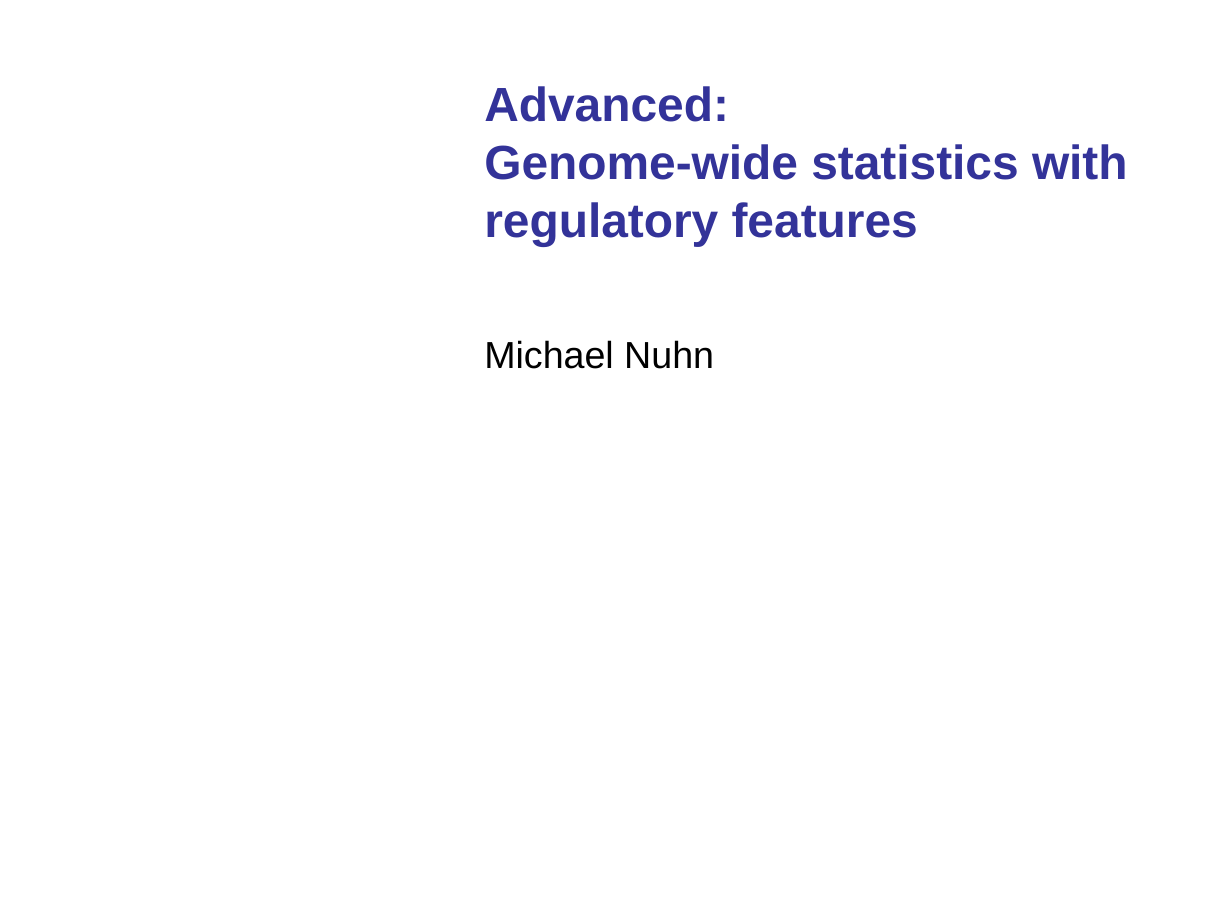
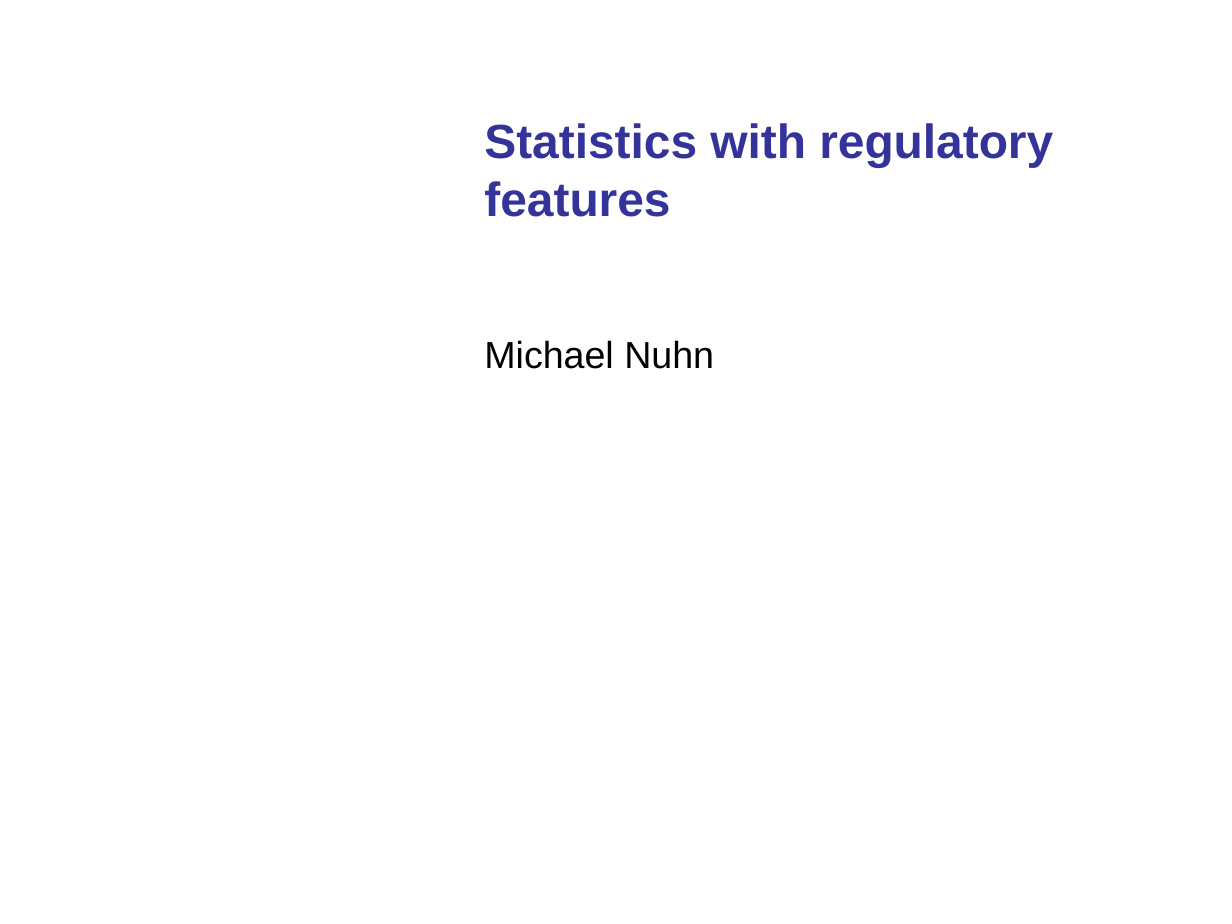
Before and after one commit to Ensembl/ensembl-presentation, a slide deck: slide 1 of API/Regulation/slides/GenomeStatisticsWithRegulatoryFeatures.pptx. Drawn at 1232x924 pixels with LibreOffice and Linux fonts; fonts in the diff are those of the drawing; background and template pictures are left out. Boxes give left, top, right and bottom in pixels: in the first picture for what was removed or moved away, otherwise in the second. Text is boxed around its words. In the diff, an @@ line names an element or a change of style, - is before the commit and + after.

```diff
--- a/API/Regulation/slides/GenomeStatisticsWithRegulatoryFeatures.pptx
+++ b/API/Regulation/slides/GenomeStatisticsWithRegulatoryFeatures.pptx
@@ text at box(484, 123, 1053, 217): text changed @@
-Advanced:
-Genome-wide statistics with regulatory features
+Statistics with regulatory features
```
Also in this commit, not shown: 1 other file.
